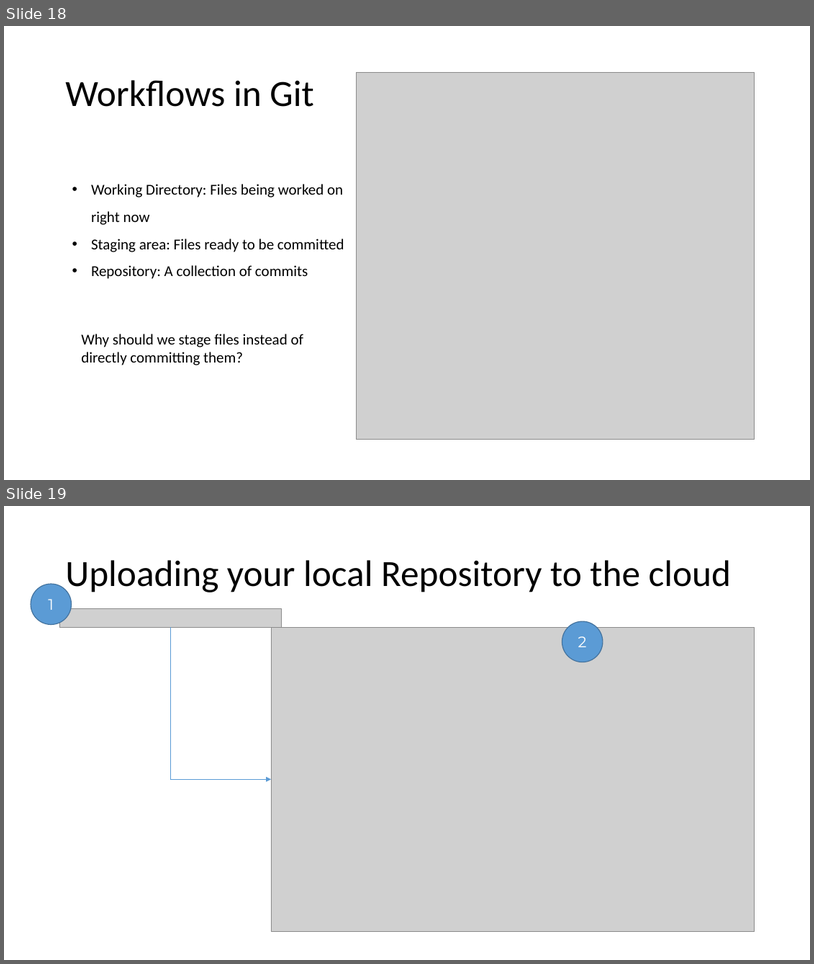
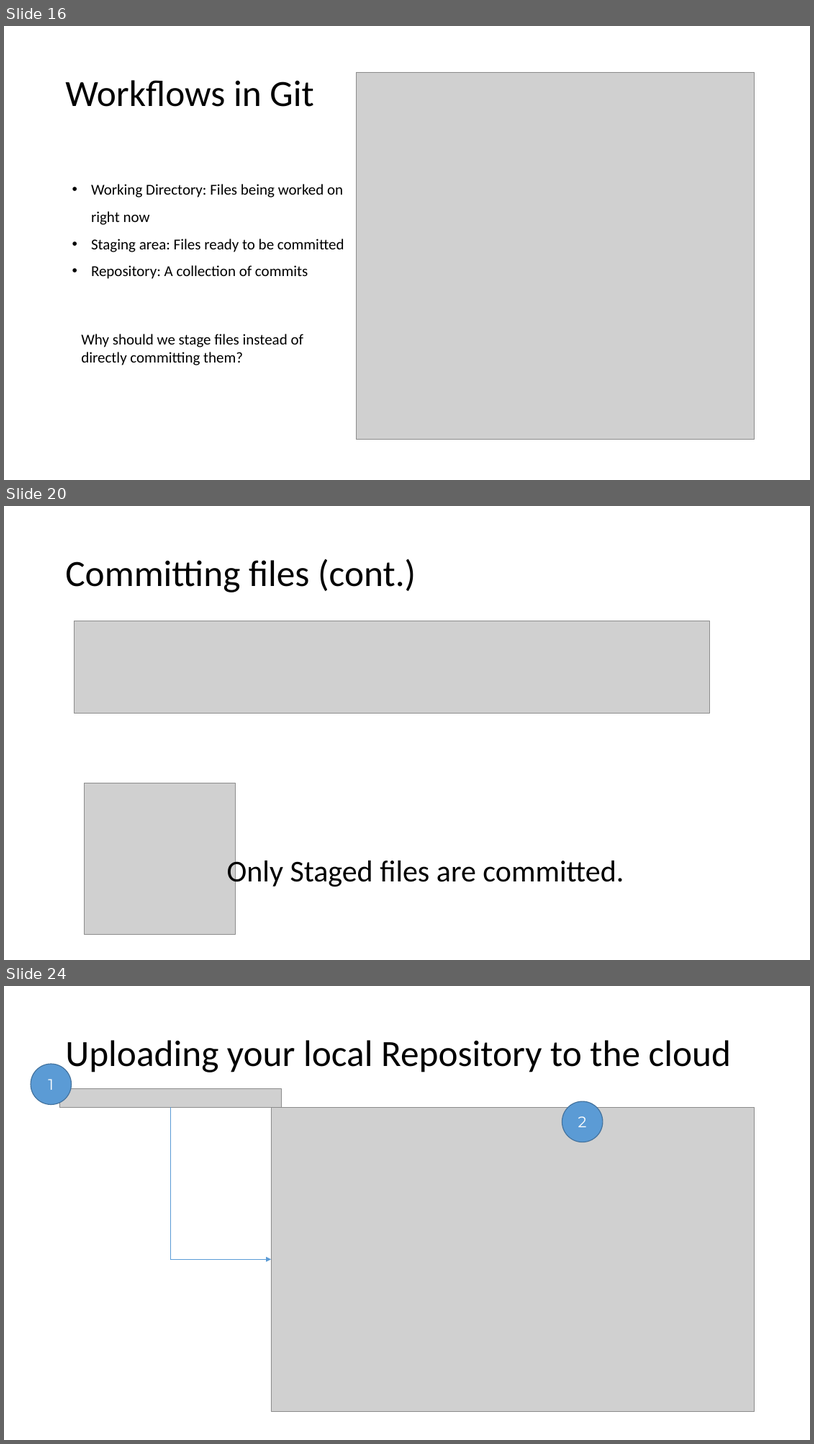
Before and after one commit to shabbir-hussain/ecse321tutorials, a slide deck: 01-githubTutorial1.pptx. Shown one above the other, each under a label of ours: slides 18 and 19 before the commit, slides 16, 20 and 24 after it; the slides between them are not shown. The pictures are 814x964 and 814x1444 pixels, drawn with LibreOffice and Linux fonts; fonts in the diff are those of the drawing; grey boxes stand for pictures. Boxes give left, top, right and bottom in pixels: in the first picture for what was removed or moved away, otherwise in the second. Text is boxed around its words. In the diff, an @@ line names an element or a change of style, - is before the commit and + after.

```diff
--- a/01-githubTutorial1.pptx
+++ b/01-githubTutorial1.pptx
@@ slide 20 added at <box>4,506,810,960</box>, background #FFFFFF @@
@@ title added at <box>65,559,416,592</box>, 44 pt, text #000000 @@
+Committing files (cont.)
@@ picture added at <box>74,621,710,713</box> @@
@@ picture added at <box>84,782,235,934</box> @@
@@ text added at <box>227,856,624,888</box>, 36 pt, text #000000 @@
+Only Staged files are committed.
@@ what was slide 18 is now slide 16 @@
@@ what was slide 19 is now slide 24 @@
```
Also in this commit, not shown: 3 slides changed, 6 other slides added, 2 slides removed, 1 other file.
